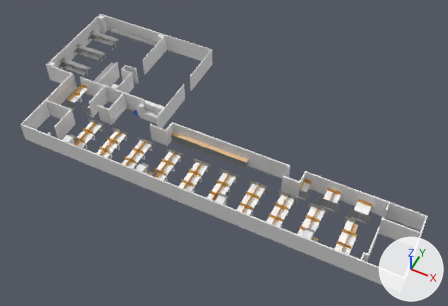
Renders of the COLLADA model ros_gz_example_gazebo/worlds/office/meshes/office.dae from each side of a commit.
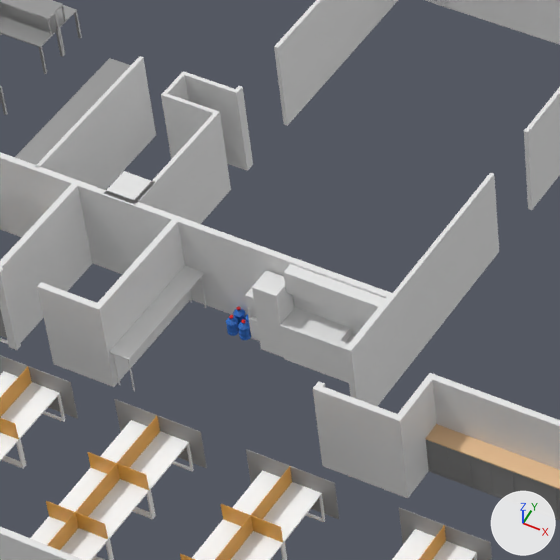
The first picture shows the older version from a 50 mm lens placed at (19.6, -41.9, 49.8), pointed at (-0.6, -1.6, -0.6). The close-ups show both versions on the part from 20% to 44% of the width and 17% to 52% of the height of that picture; other places that the commit changed are outside them. Every picture has the same lights, and +X, +Y and +Z are marked at lower right. Vertices at the same position are counted once.
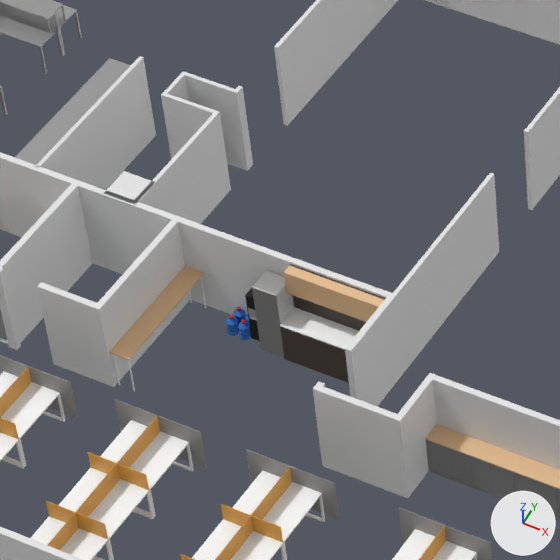
Pixel boxes (x1, y1, x2, y2) of what changed, in the close-ups (560 x 560 px; the box of a moved part takes in the faces that stretch with it):
'Plane.007', recoloured: (252, 271, 294, 358) in both
'Plane.005', recoloured (grey to brown): (109, 266, 204, 360) in both
part 1 of me_plane_010, recoloured (grey to black): (245, 288, 260, 341) in both
part 2 of me_plane_010, recoloured: (248, 308, 257, 321) in both
part 3 of me_plane_008, moved or reshaped: (280, 325, 359, 383) in both
part 4 of me_plane_008, recoloured (grey to black): (290, 264, 386, 331) in both
part 5 of me_plane_008, recoloured: (280, 308, 350, 349) in both
part 6 of me_plane_008, recoloured (white to beige): (283, 265, 384, 322) in both

The change, as a diff of the scene's bpy script:
```diff
--- a/ros_gz_example_gazebo/worlds/office/meshes/office.dae.py
+++ b/ros_gz_example_gazebo/worlds/office/meshes/office.dae.py
@@ mat_material @@
+mat_material = principled_material('Material')
+mat_material.base_color = (0.072, 0.0516, 0.0391)  # brown #4c4038
@@ mat_drinking_machine_inner @@
+mat_drinking_machine_inner = principled_material('Drinking machine inner')
+mat_drinking_machine_inner.base_color = (0.537, 0.537, 0.537)  # light grey #c2c2c2
@@ mat_drinking_machine @@
+mat_drinking_machine = principled_material('Drinking machine')
+mat_drinking_machine.base_color = (0.0, 0.0, 0.0)  # black #000000
@@ me_plane_010 @@
 me_plane_010.from_pydata(...)  # 224 vertices, 444 faces; spans x -0.66..-0.314, y 1.336..1.723, z 0.0..1.296
 # used by ob_plane_008; location = (-10.99, -2.68, 0.0)
+# me_plane_010 part 1: 334 faces spanning x -0.66..-0.314, y 1.336..1.723, z 0.0..1.296 switch from no material to mat_drinking_machine (black #000000)
+# me_plane_010 part 2: 110 faces spanning x -0.643..-0.332, y 1.345..1.437, z 0.617..0.93 switch from no material to mat_drinking_machine_inner (light grey #c2c2c2)
@@ me_plane_009 @@
 me_plane_009.from_pydata(...)  # 96 vertices, 188 faces; spans x -1.0..-0.39, y 0.42..1.0, z 0.0..1.86
+me_plane_009.materials.append(mat_workbench)  # grey #b7b7b7
@@ me_plane_008 @@
 # used by ob_plane_006; location = (-9.68, -1.91, 0.0)
-me_plane_008.from_pydata(...)  # 92 vertices, 180 faces; spans x -1.0..1.34, y 0.35..1.0, z 0.0..2.25
+me_plane_008.from_pydata(...)  # 100 vertices, 196 faces; spans x -1.0..1.34, y 0.35..1.0, z 0.0..2.25
+# me_plane_008 part 3
+# 8 vertices are removed from x 0.38..1.24, y 0.53..0.95, z 0.82
+# 52 faces are deleted
+# 16 new vertices lie (0.0, 0.0, 0.99) away from vertices in x -1.0..1.34, y 0.35..1.0, z 0.0
+# 46 new faces join them, mat_material (brown #4c4038)
+# 22 new faces join them, mat_desk (white #ffffff)
+# me_plane_008 part 4: 78 faces spanning x -1.0..1.34, y 0.35..1.0, z 0.0..2.25 switch from no material to mat_material (brown #4c4038)
+# me_plane_008 part 5: 16 faces spanning x -1.0..1.34, y 0.35..0.95, z 1.02 switch from no material to mat_desk (white #ffffff)
+# me_plane_008 part 6: 34 faces spanning x -1.0..1.34, y 0.71..0.95, z 1.66..2.25 switch from no material to mat_cabinet_top (beige #e7be91)
@@ me_plane_007 @@
 me_plane_007.from_pydata(...)  # 8 vertices, 12 faces; spans x -0.24..0.24, y -1.47..1.47, z -0.01..0.01
+me_plane_007.materials.append(mat_cabinet_top)  # beige #e7be91
```
